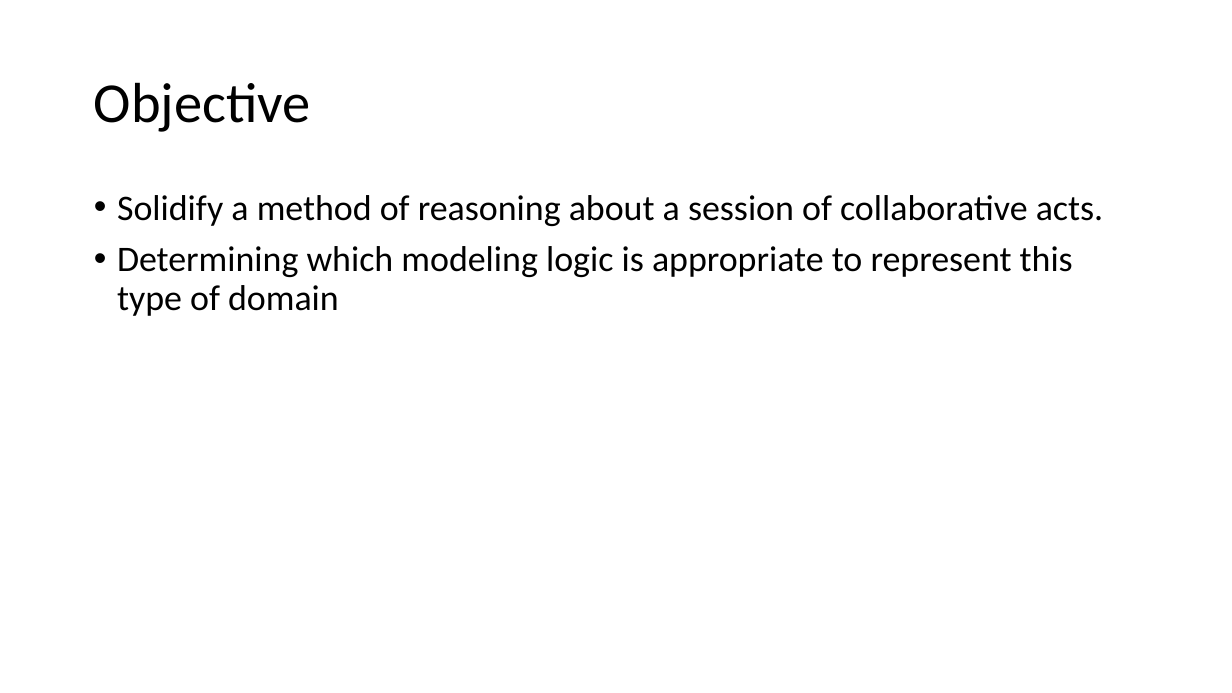
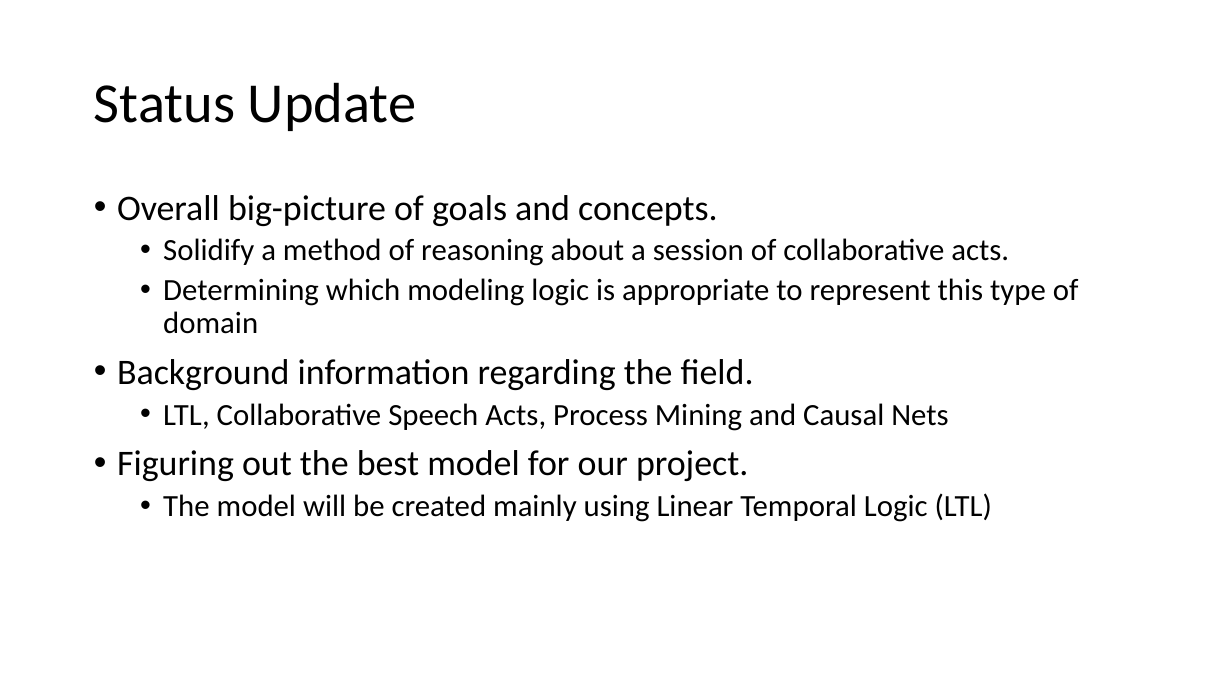
Before and after one commit to kensekense/unige-spring-2020, a slide deck: slide 14 of models/presentation1_CSAmodeling.pptx (slide 2 before the commit). Drawn at 1232x693 pixels with LibreOffice and Linux fonts; fonts in the diff are those of the drawing. Boxes give left, top, right and bottom in pixels: in the first picture for what was removed or moved away, otherwise in the second. Text is boxed around its words. In the diff, an @@ line names an element or a change of style, - is before the commit and + after.

Commit message:
models pres ups

```diff
--- a/models/presentation1_CSAmodeling.pptx
+++ b/models/presentation1_CSAmodeling.pptx
@@ title at <box>94,82,416,131</box>: text changed @@
-Objective
+Status Update
@@ text at <box>117,195,717,226</box>: paragraph added @@
+• Overall big-picture of goals and concepts.
@@ text at <box>163,238,1079,334</box>: size 28 to 24 pt in "Solidify a method of reasoning about a ...", "Determining which modeling logic is appropriate to ..."; list level 1 to 2 in "Solidify a method of reasoning ..."; list level 1 to 2 in "Determining which modeling logic is ..." @@
@@ text at <box>117,359,992,522</box>: paragraphs added @@
+• Background information regarding the field.
+  • LTL, Collaborative Speech Acts, Process Mining and Causal Nets
+• Figuring out the best model for our project.
+  • The model will be created mainly using Linear Temporal Logic (LTL)
```
Also in this commit, not shown: 3 other slides changed, 3 slides added.
